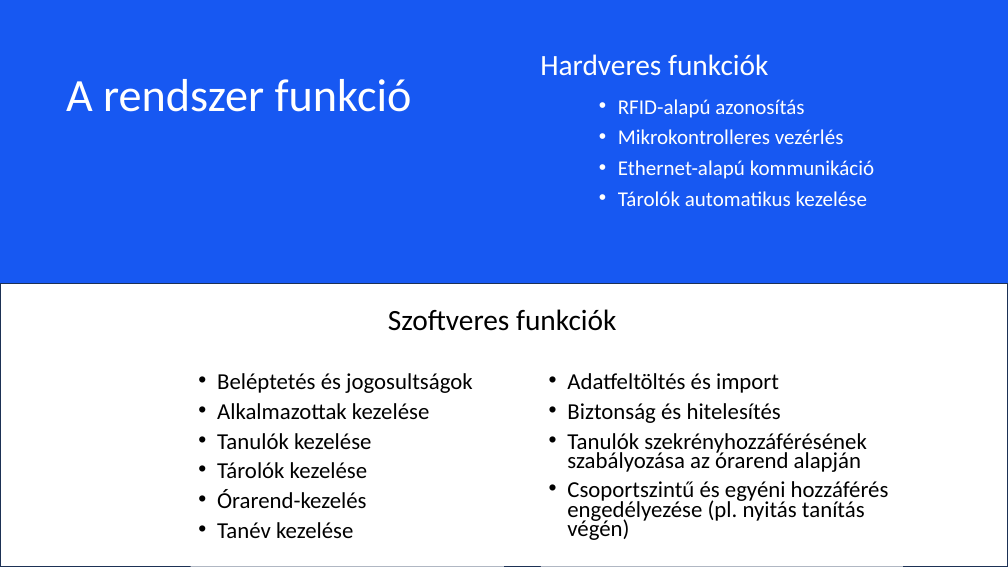
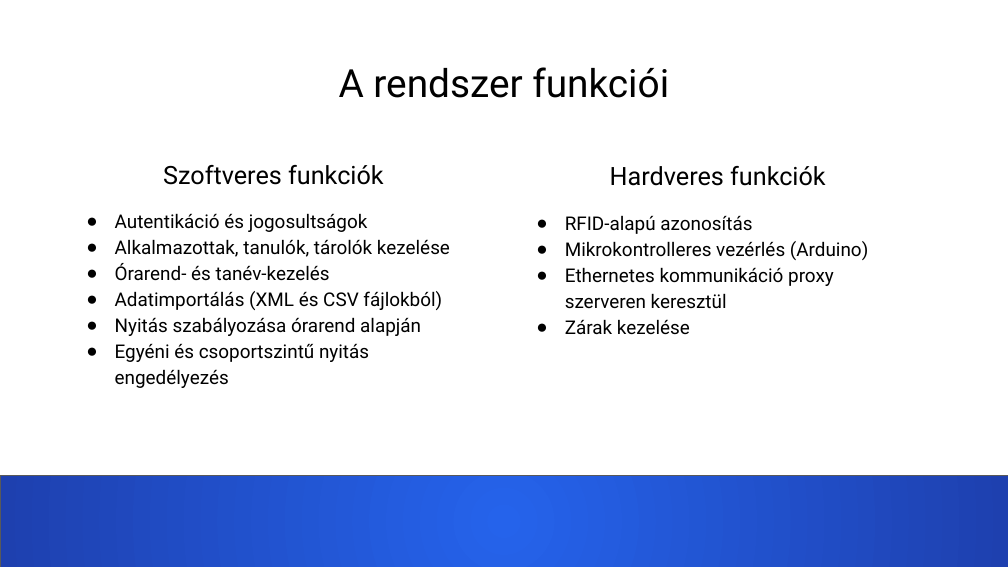
Before and after one commit to nagygabor123/vizsgaremek, a slide deck: slide 3 of Dokumentacio/Eloadas.pptx. Drawn at 1008x567 pixels with LibreOffice and Linux fonts; fonts in the diff are those of the drawing. Boxes give left, top, right and bottom in pixels: in the first picture for what was removed or moved away, otherwise in the second. Text is boxed around its words. In the diff, an @@ line names an element or a change of style, - is before the commit and + after.

```diff
--- a/Dokumentacio/Eloadas.pptx
+++ b/Dokumentacio/Eloadas.pptx
@@ background #1758F2 to #FFFFFF @@
@@ text removed at (540,54,768,76) @@
-Hardveres funkciók
@@ title at (339,67,669,98): text changed; size 44 to 37 pt; font Calibri to Roboto; text colour #FFFFFF to #000000 @@
-A rendszer funkció
+A rendszer funkciói
@@ text removed at (618,99,875,206) @@
-• RFID-alapú azonosítás
-• Mikrokontrolleres vezérlés
-• Ethernet-alapú kommunikáció
-• Tárolók automatikus kezelése
@@ text added at (115,165,450,388), 18 pt, text #000000 @@
+Szoftveres funkciók
+● Autentikáció és jogosultságok
+● Alkalmazottak, tanulók, tárolók kezelése
+● Órarend- és tanév-kezelés
+● Adatimportálás (XML és CSV fájlokból)
+● Nyitás szabályozása órarend alapján
+● Egyéni és csoportszintű nyitás engedélyezés
@@ text added at (565,166,868,335), 18 pt, text #000000 @@
+Hardveres funkciók
+● RFID-alapú azonosítás
+● Mikrokontrolleres vezérlés (Arduino)
+● Ethernetes kommunikáció proxy szerveren keresztül
+● Zárak kezelése
@@ rectangle removed at (0,284,1008,567) @@
@@ text removed at (388,309,616,331) @@
-Szoftveres funkciók
@@ text removed at (217,373,473,538) @@
-• Beléptetés és jogosultságok
-• Alkalmazottak kezelése
-• Tanulók kezelése
-• Tárolók kezelése
-• Órarend-kezelés
-• Tanév kezelése
@@ text removed at (567,373,889,540) @@
-• Adatfeltöltés és import
-• Biztonság és hitelesítés
-• Tanulók szekrényhozzáférésének szabályozása az órarend alapján
-• Csoportszintű és egyéni hozzáférés engedélyezése (pl. nyitás tanítás végén)
@@ rectangle added at (0,476,1008,567), fill gradient #2563EB to #1E40AF, outline #595959 0.75 pt @@
```
Also in this commit, not shown: 6 other slides changed, 10 slides added, 9 slides removed, 3 other files.
